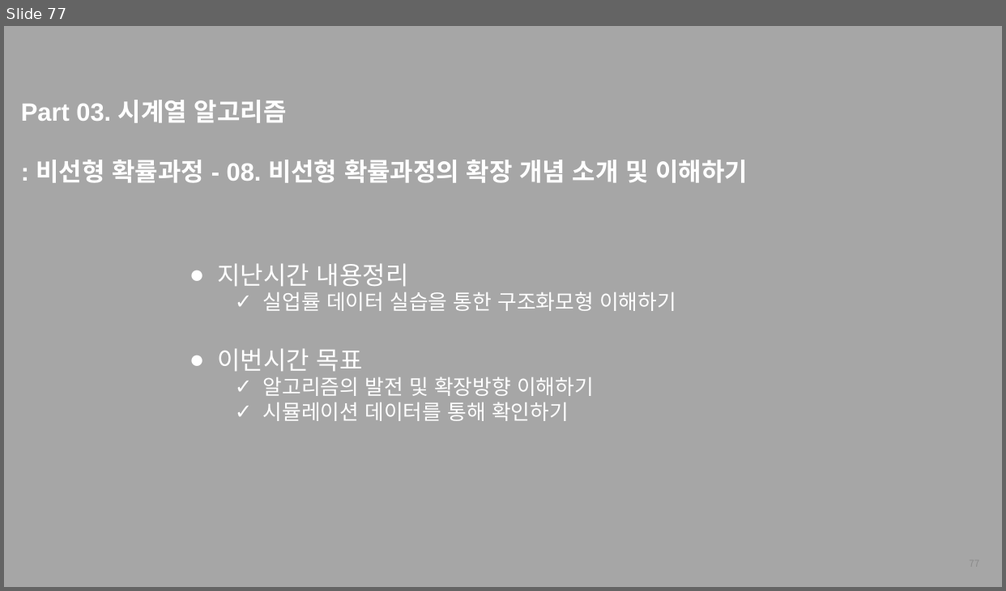
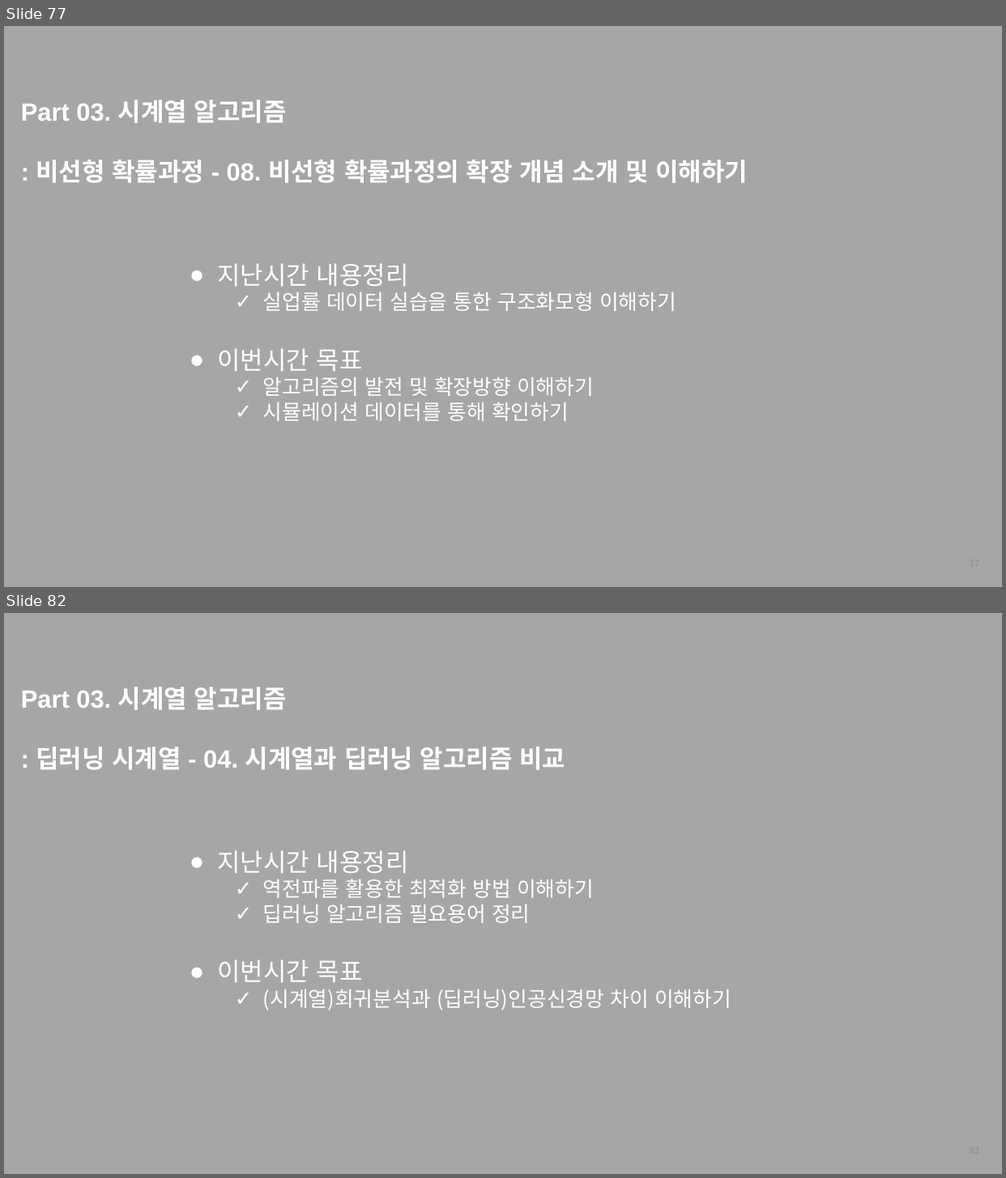
Before and after one commit to thekimk/All-About-Time-Series-Analysis, a slide deck: [FastCampus] 커리큘럼_김경원박사.pptx. Shown one above the other, each under a label of ours: slide 77 before the commit, slides 77 and 82 after it; the slides between them are not shown. The pictures are 1006x591 and 1006x1178 pixels, drawn with LibreOffice and Linux fonts; fonts in the diff are those of the drawing; background and template pictures are left out. Boxes give left, top, right and bottom in pixels: in the first picture for what was removed or moved away, otherwise in the second. Text is boxed around its words. In the diff, an @@ line names an element or a change of style, - is before the commit and + after.

```diff
--- a/[FastCampus] 커리큘럼_김경원박사.pptx
+++ b/[FastCampus] 커리큘럼_김경원박사.pptx
@@ slide 82 added at [4,613,1002,1174], background #A6A6A6 @@
@@ text added at [21,687,565,770], 24 pt, text #FFFFFF, bold @@
+Part 03. 시계열 알고리즘
+: 딥러닝 시계열 - 04. 시계열과 딥러닝 알고리즘 비교
@@ text added at [218,850,731,1011], 20 pt, text #FFFFFF @@
+● 지난시간 내용정리
+  ✓ 역전파를 활용한 최적화 방법 이해하기
+  ✓ 딥러닝 알고리즘 필요용어 정리
+● 이번시간 목표
+  ✓ (시계열)회귀분석과 (딥러닝)인공신경망 차이 이해하기
@@ page number added at [756,1136,988,1166], 9 pt, text #8C8C8C @@
+82
```
Also in this commit, not shown: 12 other slides added, 2 other files.
